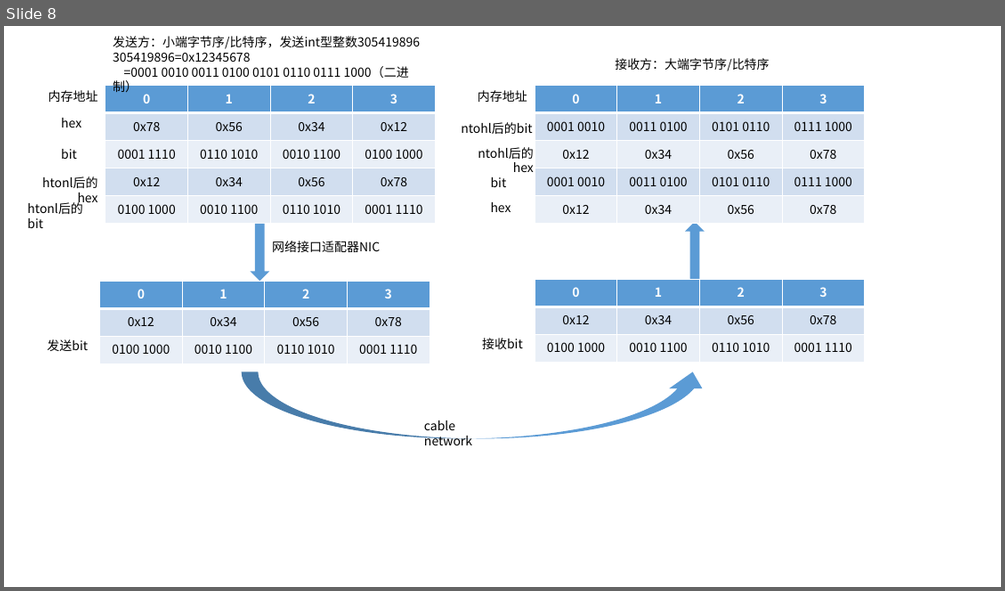
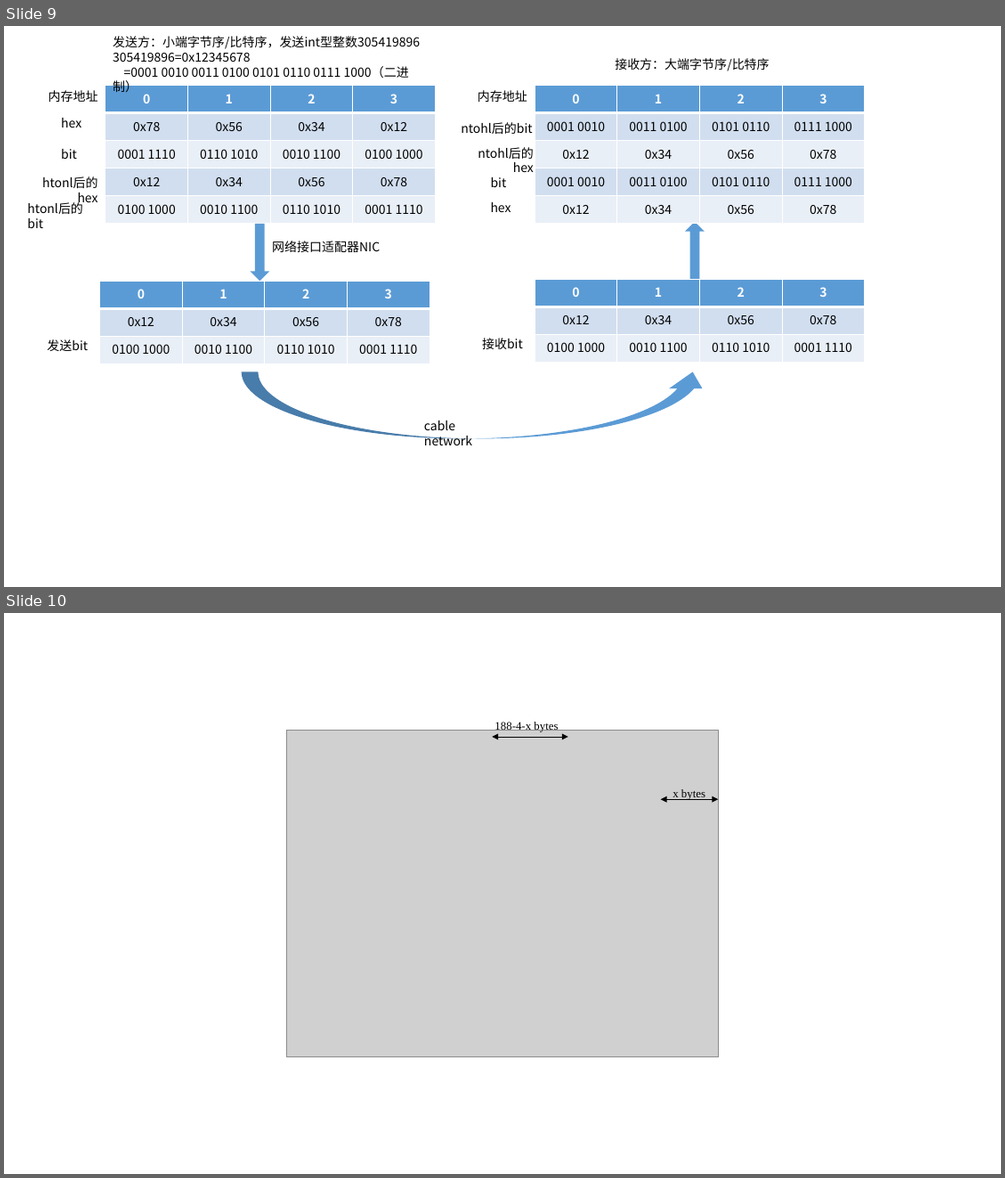
Before and after one commit to mythsaber/Learning-Notes, a slide deck: 音视频编解码.pptx. Shown one above the other, each under a label of ours: slide 8 before the commit, slides 9 and 10 after it. The pictures are 1005x591 and 1005x1178 pixels, drawn with LibreOffice and Linux fonts; fonts in the diff are those of the drawing; grey boxes stand for pictures. Boxes give left, top, right and bottom in pixels: in the first picture for what was removed or moved away, otherwise in the second. Text is boxed around its words. In the diff, an @@ line names an element or a change of style, - is before the commit and + after.

```diff
--- a/音视频编解码.pptx
+++ b/音视频编解码.pptx
@@ slide 10 added at bbox=[4, 613, 1001, 1174], background #FFFFFF @@
@@ picture added at bbox=[287, 730, 718, 1056] @@
@@ double arrow added from (493, 737) to (568, 737), #000000 0.5 pt @@
@@ text added at bbox=[494, 721, 558, 732], 11 pt, text #000000 @@
+188-4-x bytes
@@ double arrow added from (661, 799) to (718, 799), #000000 0.5 pt @@
@@ text added at bbox=[672, 789, 705, 800], 11 pt, text #000000 @@
+x bytes
@@ what was slide 8 is now slide 9 @@
```
Also in this commit, not shown: 2 slides changed, 8 other slides added, 5 other files.
